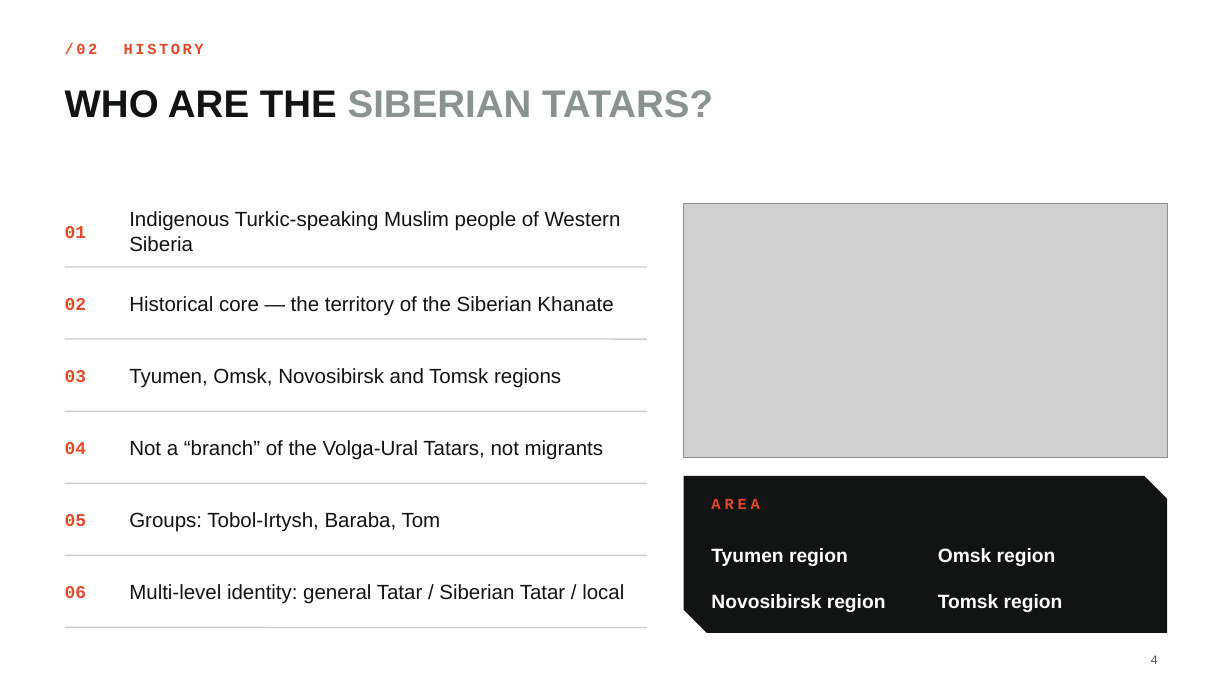
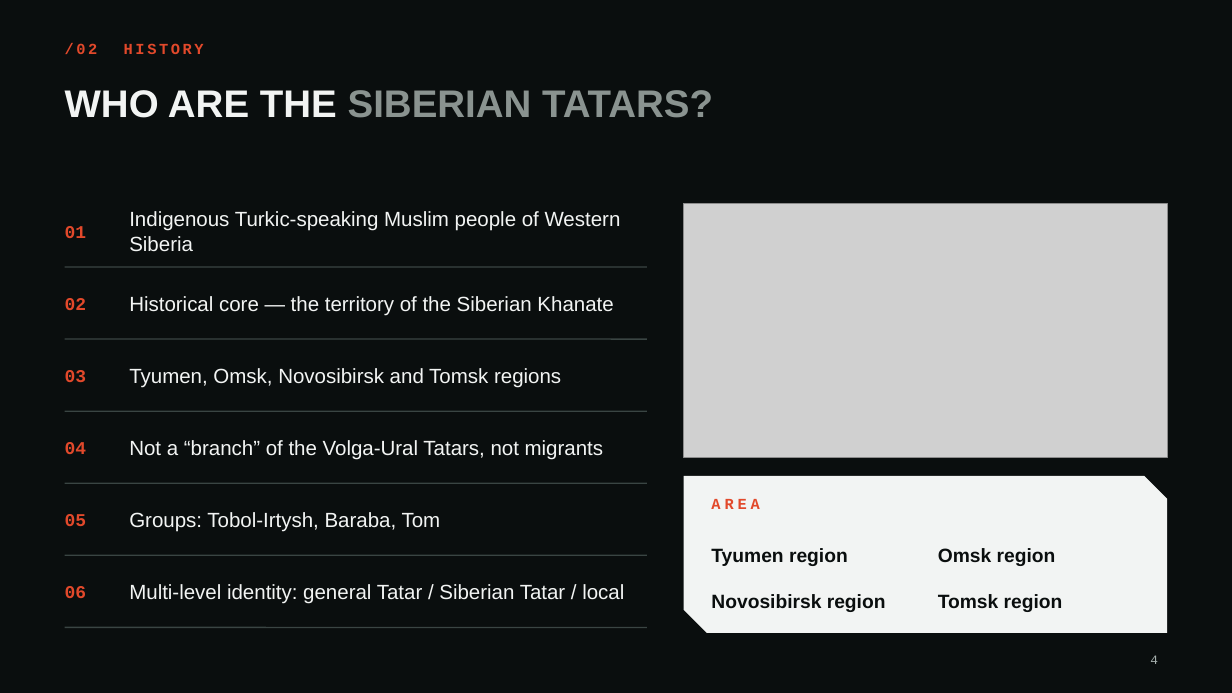
Before and after one commit to sgfsd/trading-bot, a slide deck: slide 4 of presentation/Siberian_Tatars_EN.pptx. Drawn at 1232x693 pixels with LibreOffice and Linux fonts; fonts in the diff are those of the drawing; grey boxes stand for pictures; background and template pictures are left out. Boxes give left, top, right and bottom in pixels: in the first picture for what was removed or moved away, otherwise in the second. Text is boxed around its words. In the diff, an @@ line names an element or a change of style, - is before the commit and + after.

```diff
--- a/presentation/Siberian_Tatars_EN.pptx
+++ b/presentation/Siberian_Tatars_EN.pptx
@@ background #FFFFFF to picture (left out) @@
@@ title "WHO ARE THE SIBERIAN TATARS?" at box(65, 90, 713, 118): text colour #111413 to #F2F4F3 in "WHO ARE THE" @@
@@ line (65, 267) - (647, 267): stroke #C9CECC 1 pt to #3A4543 1 pt @@
@@ line (65, 339) - (647, 339): stroke #C9CECC 1 pt to #3A4543 1 pt @@
@@ line (65, 411) - (647, 411): stroke #C9CECC 1 pt to #3A4543 1 pt @@
@@ freeform shape at box(684, 476, 1167, 633): fill #111413 to #F2F4F3 @@
@@ line (65, 483) - (647, 483): stroke #C9CECC 1 pt to #3A4543 1 pt @@
@@ line (65, 555) - (647, 555): stroke #C9CECC 1 pt to #3A4543 1 pt @@
@@ text colour #111413 to #F2F4F3 in 6 elements at box(129, 211, 621, 252), box(129, 296, 613, 316), box(129, 368, 561, 388), box(129, 440, 603, 460), box(129, 512, 441, 532), box(129, 584, 624, 604) @@
@@ text colour #FFFFFF to #0A0E0E in 4 elements at box(711, 548, 848, 566), box(938, 548, 1056, 566), box(711, 594, 886, 612), box(938, 594, 1063, 612) @@
@@ line (65, 628) - (647, 628): stroke #C9CECC 1 pt to #3A4543 1 pt @@
@@ page number at box(1150, 655, 1158, 664): text colour #566260 to #A5AFAC @@
```
Also in this commit, not shown: 12 other slides changed, 1 other file.
